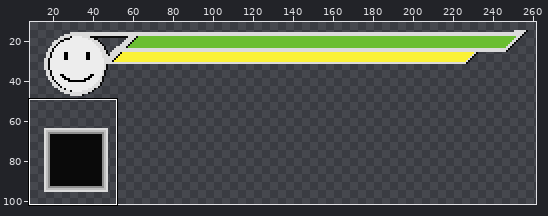
Pixel-art file -- raw_art/blockouts/ui_blockout.aseprite. The picture above shows the old version from afar; the outline marks the close-up.
Close-up. Old version:
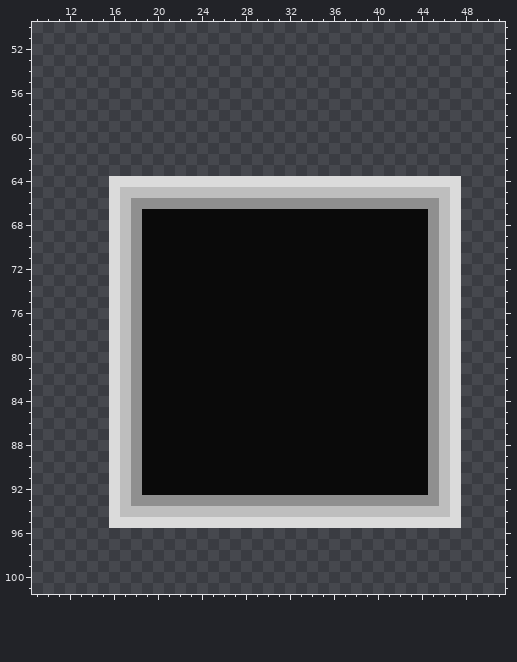
640x360 pixels, 1 frame. Shown: x 9..51, y 50..101. The wide view leaves out empty margins.
The same view after the edit:
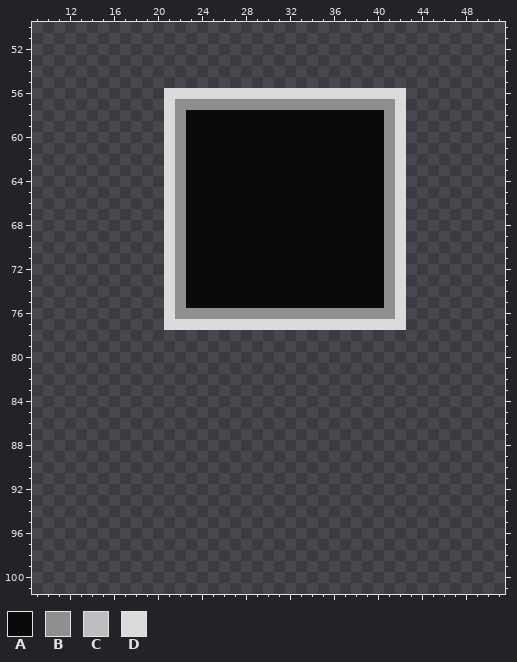
Palette (. is transparent): A #0a0a0a  B #8f8f8f  C #bebebe  D #dbdbdb
From old to new:
y 56: x 21..42 ...................... -> DDDDDDDDDDDDDDDDDDDDDD
y 57: x 21..42 ...................... -> DBBBBBBBBBBBBBBBBBBBBD
y 58..63: x 21..42 ...................... -> DBAAAAAAAAAAAAAAAAAABD
y 64: x 16..20 DDDDD -> .....; x 22..41 DDDDDDDDDDDDDDDDDDDD -> BAAAAAAAAAAAAAAAAAAB; x 43..47 DDDDD -> .....
y 65: x 16..47 DCCCCCCCCCCCCCCCCCCCCCCCCCCCCCCD -> .....DBAAAAAAAAAAAAAAAAAABD.....
y 66: x 16..21 DCBBBB -> .....D; x 23..40 BBBBBBBBBBBBBBBBBB -> AAAAAAAAAAAAAAAAAA; x 42..47 BBBBCD -> D.....
y 67..75: x 16..22 DCBAAAA -> .....DB; x 41..47 AAAABCD -> BD.....
y 76: x 16..47 DCBAAAAAAAAAAAAAAAAAAAAAAAAAABCD -> .....DBBBBBBBBBBBBBBBBBBBBD.....
y 77: x 16..47 DCBAAAAAAAAAAAAAAAAAAAAAAAAAABCD -> .....DDDDDDDDDDDDDDDDDDDDDD.....
y 78..92: x 16..47 DCBAAAAAAAAAAAAAAAAAAAAAAAAAABCD -> ................................
y 93: x 16..47 DCBBBBBBBBBBBBBBBBBBBBBBBBBBBBCD -> ................................
y 94: x 16..47 DCCCCCCCCCCCCCCCCCCCCCCCCCCCCCCD -> ................................
y 95: x 16..47 DDDDDDDDDDDDDDDDDDDDDDDDDDDDDDDD -> ................................
Changed places in both close-ups, as pixel boxes (x1, y1, x2, y2):
changed: (109, 88, 461, 528)
